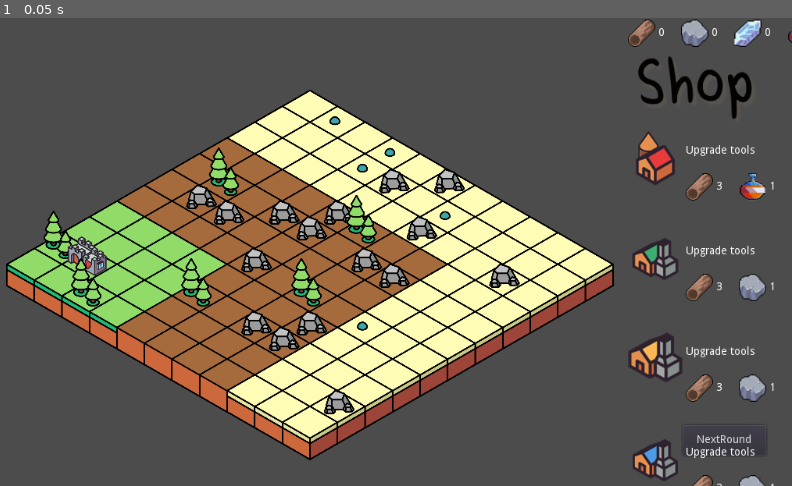
Above: before the commit, frame 1.
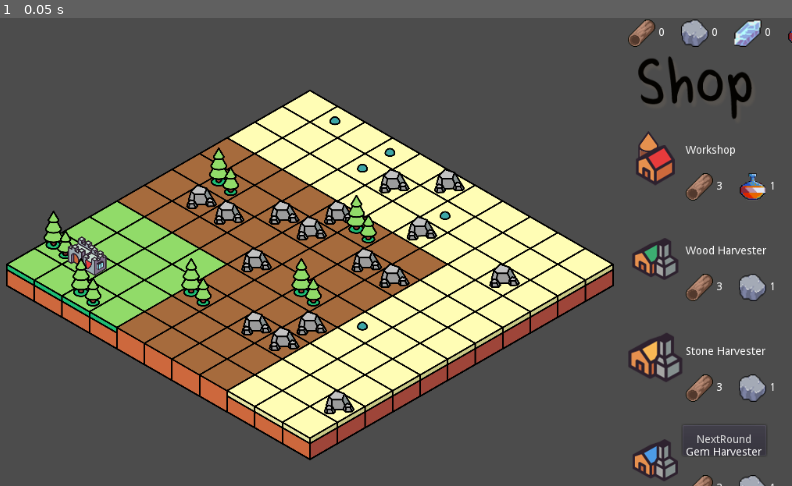
Above: after the commit, the same moment.

Repository: cyrillbrito/gmtk-22
Game: Godot game, scene res://Main/Main.tscn
Two runs of this game, one before a commit and one after it. Both use one fixed random seed, a clock stepped at 60 frames per second and the inputs below.
Inputs:
- Up to frame 1 (0.05 s): no input

The runs differ from the first frame. In frame 1, 0.4% of the frame differs, in the area x 86-97%, y 27-95%.
Error after the commit: Invalid get index 'building' (on base: 'Dictionary'). (res://SideMenu/Shop.gd:44)

Commit message:
Added building names

Diff:
--- a/Map.gd
+++ b/Map.gd
@@ -46,9 +46,6 @@
 		for y in range(8, 11):
 			generate3(x, -y)
 
-
-
-	print(mapMatrix)
 
 func generate1(x, y):
 
--- a/SideMenu/Shop.gd
+++ b/SideMenu/Shop.gd
@@ -2,26 +2,30 @@
 
 var shopItems = [
 	{
+		building = 'workshop',
 		name = "Workshop",
 		price = [3,0,0,1],
 		imgPath = "res://assets/Buildings/Workshop.png"
 	},
 	 {
+		building = 'gather-wood',
 		name = "Wood Harvester",
 		price = [3,1,0,2],
 		imgPath = "res://assets/Buildings/WoodHarvester.png"
 	},
 	{
+		building = 'gather-wood',
 		name = "Stone Harvester",
 		price = [3,1,0,2],
 		imgPath = "res://assets/Buildings/StoneHarvester.png"
 	},
 	{
+		building = 'gather-gem',
 		name = "Gem Harvester",
 		price = [3,1,2,2],
 		imgPath = "res://assets/Buildings/GemHarvester.png"
 	},
-	 {
+	{
 		name = "Upgrade tools",
 		price = [3,1,0,2],
 		imgPath = "res://assets/Buildings/GemHarvester.png"
@@ -37,7 +41,8 @@
 	var shopItemScene = preload("res://SideMenu/ShopItem.tscn")
 	for key in shopItems:
 		var scene = shopItemScene.instance()
-		scene.name = key.name;
+		scene.Building = key.building;
+		scene.ItemName = key.name;
 		scene.WoodPrice = key.price[0]
 		scene.StonePrice = key.price[1]
 		scene.GemPrice = key.price[2]
--- a/SideMenu/ShopItem.gd
+++ b/SideMenu/ShopItem.gd
@@ -3,6 +3,7 @@
 enum ItemType {Wood, Stone, Gem, Mana}
 #enum BuildingType {WoodHouse, StoneHouse, GemHouse, Workshop}
 
+export var Building = ''
 export var ItemName = 'Upgrade tools'
 export var WoodPrice = 4
 export var StonePrice = 3
